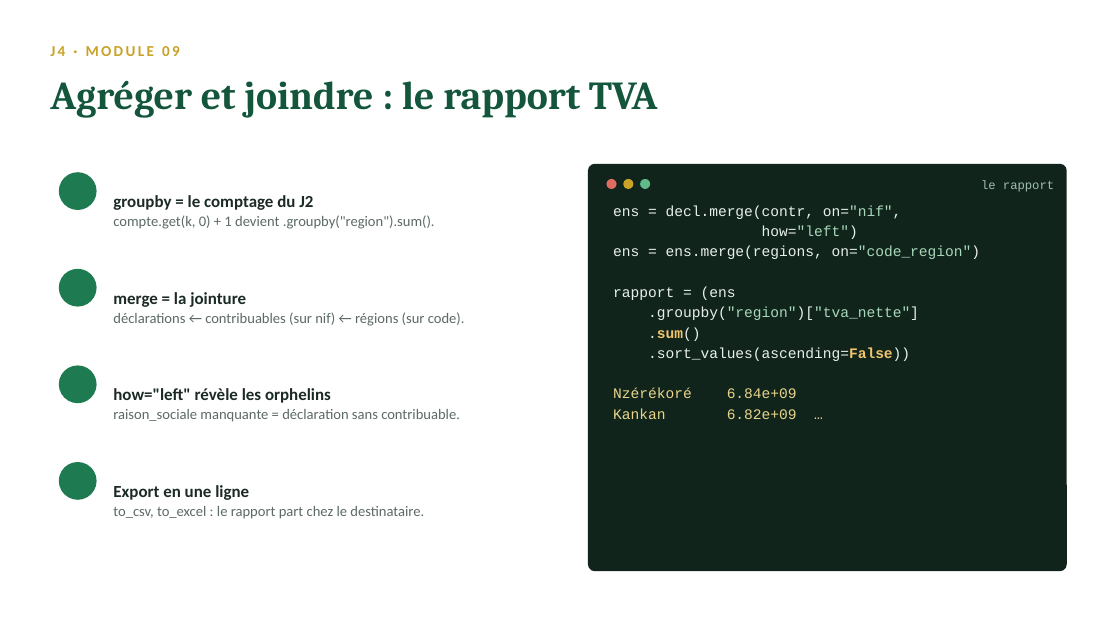
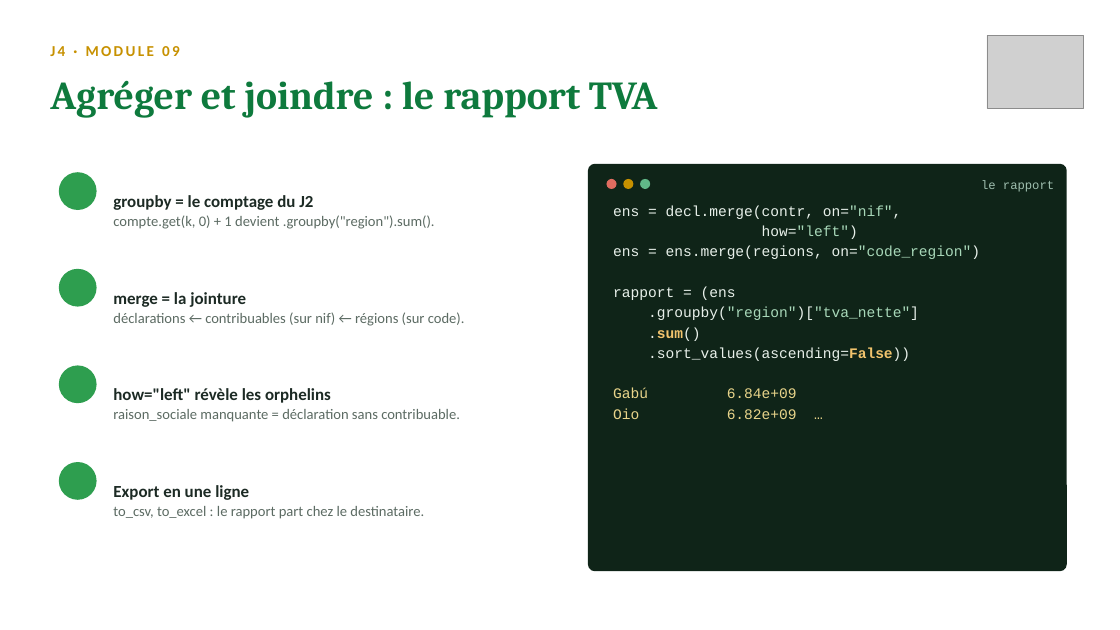
Before and after one commit to sogui/formation-python, a slide deck: slide 6 of slides/sources/J4-objets-pandas.pptx. Drawn at 1120x630 pixels with LibreOffice and Linux fonts; fonts in the diff are those of the drawing; grey boxes stand for pictures; background and template pictures are left out. Boxes give left, top, right and bottom in pixels: in the first picture for what was removed or moved away, otherwise in the second. Text is boxed around its words. In the diff, an @@ line names an element or a change of style, - is before the commit and + after.

Commit message:
Guinée-Bissau (DGI) : correction géographique + nouveau design des slides
- Régions et secteurs de Guinée-Bissau (Bissau, Bafatá, Gabú, Cacheu…)
- Noms bissau-guinéens, téléphones 95/96/97, montants en FCFA
- Slides : palette drapeau (rouge/jaune/vert), logo DGI en couverture
  et en en-tête de chaque slide

```diff
--- a/slides/sources/J4-objets-pandas.pptx
+++ b/slides/sources/J4-objets-pandas.pptx
@@ text "J4 · MODULE 09" at bbox=[50, 46, 180, 56]: text colour #C9A227 to #C79100 @@
@@ picture added at bbox=[987, 35, 1084, 108] @@
@@ text "Agréger et joindre : le ..." at bbox=[50, 80, 658, 118]: text colour #14563C to #0E7A3D @@
@@ rounded rectangle at bbox=[588, 164, 1067, 571]: fill #10241B to #0F2418 @@
@@ ellipse at bbox=[623, 179, 634, 189]: fill #C9A227 to #C79100 @@
@@ text at bbox=[613, 388, 797, 419]: text changed @@
-Nzérékoré 6.84e+09
-Kankan 6.82e+09 …
+Gabú 6.84e+09
+Oio 6.82e+09 …
@@ fill #1E7A50 to #2E9E4F in 4 elements at bbox=[59, 172, 97, 210], bbox=[59, 269, 97, 307], bbox=[59, 365, 97, 403], bbox=[59, 462, 97, 500] @@
```
Also in this commit, not shown: 9 other slides changed, 29 other files.
